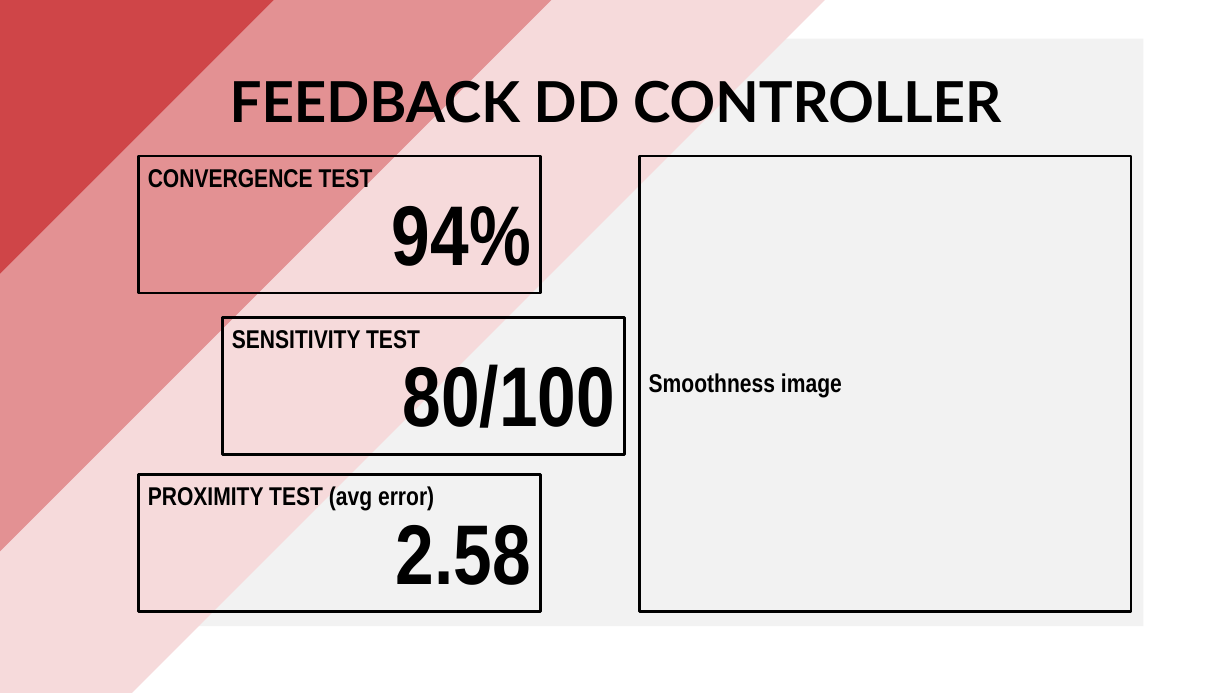
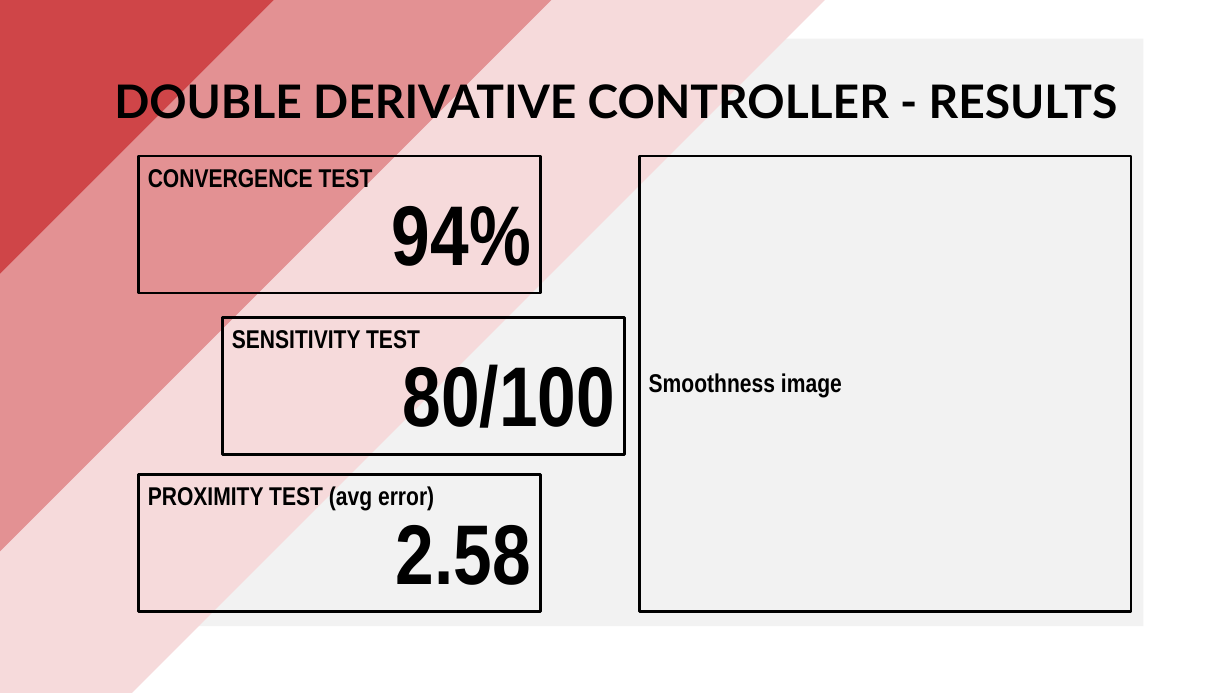
Before and after one commit to PippoGot/R-C2, a slide deck: slide 16 of documentation/presentation.pptx (slide 12 before the commit). Drawn at 1232x693 pixels with LibreOffice and Linux fonts; fonts in the diff are those of the drawing. Boxes give left, top, right and bottom in pixels: in the first picture for what was removed or moved away, otherwise in the second. Text is boxed around its words. In the diff, an @@ line names an element or a change of style, - is before the commit and + after.

```diff
--- a/documentation/presentation.pptx
+++ b/documentation/presentation.pptx
@@ title at box(114, 78, 1118, 127): text changed; size 44 to 36 pt @@
-FEEDBACK DD CONTROLLER
+DOUBLE DERIVATIVE CONTROLLER - RESULTS
```
Also in this commit, not shown: 8 other slides changed, 6 slides added, 1 other file.
